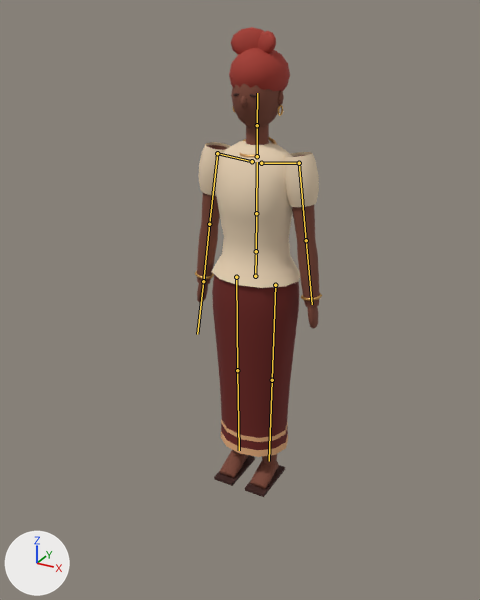
What one commit did to the glTF model gold-coast/art/models/characters/player_character.glb.
Rendered twice from a camera (50 mm lens) standing at (1.102, -2.13, 1.87) and looking at (0.045, -0.209, 0.909). The axes (+X, +Y, +Z) are drawn at lower left. The lights are the same throughout. The older version comes first. The bones that change, and the others that lie on the model, are drawn over the model as lines.

The first picture shows 'Body'.
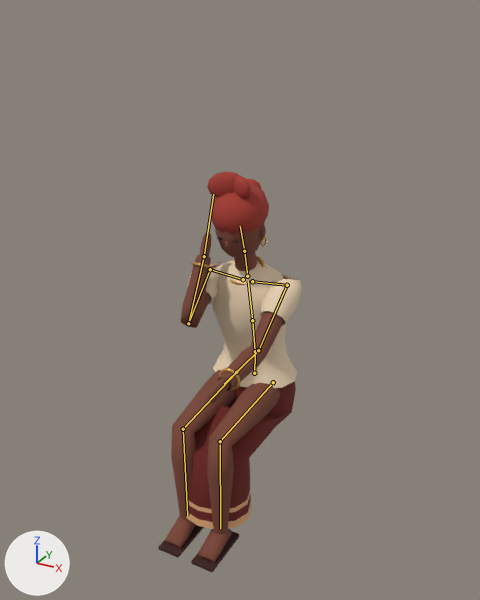
The newer file adds an action. The first version stands in its rest pose; the second is drawn at frame 27 of the action 'eat'.

Boxes [x1, y1, x2, y2] around the edits, measured in the pictures (480 x 600 px):
```json
{"object": "Body", "change": "posed", "before": [195, 27, 322, 497], "after": [159, 171, 302, 572], "on screen": "12% wider, 15% shorter"}
{"bone": "Hips", "before": "(255, 276) to (256, 254)", "after": "(254, 373) to (255, 354)"}
{"bone": "LeftUpperLeg", "before": "(275, 285) to (272, 380)", "after": "(273, 382) to (220, 441)"}
{"bone": "LeftLowerLeg", "before": "(272, 380) to (269, 461)", "after": "(220, 441) to (220, 528)"}
{"bone": "RightUpperLeg", "before": "(236, 277) to (237, 370)", "after": "(236, 372) to (183, 429)"}
{"bone": "RightLowerLeg", "before": "(237, 370) to (239, 450)", "after": "(183, 429) to (187, 515)"}
{"bone": "Spine", "before": "(256, 251) to (256, 213)", "after": "(255, 351) to (252, 320)"}
{"bone": "Chest", "before": "(256, 213) to (257, 162)", "after": "(252, 320) to (248, 280)"}
{"bone": "LeftUpperArm", "before": "(299, 163) to (306, 240)", "after": "(287, 285) to (258, 350)"}
{"bone": "LeftLowerArm", "before": "(306, 240) to (312, 304)", "after": "(258, 350) to (224, 384)"}
{"bone": "Head", "before": "(257, 125) to (257, 93)", "after": "(244, 251) to (240, 226)"}
{"bone": "RightUpperArm", "before": "(217, 153) to (209, 224)", "after": "(210, 269) to (188, 323)"}
{"bone": "RightLowerArm", "before": "(209, 224) to (203, 281)", "after": "(188, 323) to (204, 256)"}
{"bone": "RightHand", "before": "(203, 281) to (197, 334)", "after": "(204, 256) to (213, 194)"}
```

Scene script edits in JSON lines:
```json
{"block": "bone_hips", "where": "bone_hips = bpy.data.objects['Armature'].pose.bones['Hips']"}
{"op": "set", "path": "bone_hips.location", "old": "(0.0, 0.0, 0.0)", "new": "(0.0, -0.43, 0.0)"}
{"block": "bone_leftupperleg", "where": "bone_leftupperleg = bpy.data.objects['Armature'].pose.bones['LeftUpperLeg']  # child of 'Hips'"}
{"op": "set", "path": "bone_leftupperleg.rotation_quaternion", "old": "(1.0, 0.0, 0.0, 0.0)", "new": "(-0.731, 0.682, -0.008, -0.008)", "note": "degrees (0, 0, 0) -> degrees (-86, 1, 0)"}
{"block": "bone_leftlowerleg", "where": "bone_leftlowerleg = bpy.data.objects['Armature'].pose.bones['LeftLowerLeg']  # child of 'LeftUpperLeg'"}
{"op": "set", "path": "bone_leftlowerleg.rotation_quaternion", "old": "(1.0, 0.0, 0.0, 0.0)", "new": "(0.731, 0.682, -0.008, -0.008)", "note": "degrees (0, 0, 0) -> degrees (86, 0, -1)"}
{"block": "bone_rightupperleg", "where": "bone_rightupperleg = bpy.data.objects['Armature'].pose.bones['RightUpperLeg']  # child of 'Hips'"}
{"op": "set", "path": "bone_rightupperleg.rotation_quaternion", "old": "(1.0, 0.0, 0.0, 0.0)", "new": "(-0.731, 0.682, 0.008, 0.008)", "note": "degrees (0, 0, 0) -> degrees (-86, -1, 0)"}
{"block": "bone_rightlowerleg", "where": "bone_rightlowerleg = bpy.data.objects['Armature'].pose.bones['RightLowerLeg']  # child of 'RightUpperLeg'"}
{"op": "set", "path": "bone_rightlowerleg.rotation_quaternion", "old": "(1.0, 0.0, 0.0, 0.0)", "new": "(0.731, 0.682, 0.008, 0.008)", "note": "degrees (0, 0, 0) -> degrees (86, 0, 1)"}
{"block": "bone_spine", "where": "bone_spine = bpy.data.objects['Armature'].pose.bones['Spine']  # child of 'Hips'"}
{"op": "set", "path": "bone_spine.rotation_quaternion", "old": "(1.0, 0.0, 0.0, 0.0)", "new": "(0.998, 0.07, 0.0, 0.0)", "note": "degrees (0, 0, 0) -> degrees (8, 0, 0)"}
{"block": "bone_chest", "where": "bone_chest = bpy.data.objects['Armature'].pose.bones['Chest']  # child of 'Spine'"}
{"op": "set", "path": "bone_chest.rotation_quaternion", "old": "(1.0, 0.0, 0.0, 0.0)", "new": "(0.999, 0.044, 0.0, 0.0)", "note": "degrees (0, 0, 0) -> degrees (5, 0, 0)"}
{"block": "bone_leftupperarm", "where": "bone_leftupperarm = bpy.data.objects['Armature'].pose.bones['LeftUpperArm']  # child of 'LeftShoulder'"}
{"op": "set", "path": "bone_leftupperarm.rotation_quaternion", "old": "(1.0, 0.0, 0.0, 0.0)", "new": "(0.832, -0.553, -0.039, -0.019)", "note": "degrees (0, 0, 0) -> degrees (-67, -5, 1)"}
{"block": "bone_leftlowerarm", "where": "bone_leftlowerarm = bpy.data.objects['Armature'].pose.bones['LeftLowerArm']  # child of 'LeftUpperArm'"}
{"op": "set", "path": "bone_leftlowerarm.rotation_quaternion", "old": "(1.0, 0.0, 0.0, 0.0)", "new": "(0.951, -0.303, -0.043, -0.043)", "note": "degrees (0, 0, 0) -> degrees (-35, -6, -3)"}
{"block": "bone_head", "where": "bone_head = bpy.data.objects['Armature'].pose.bones['Head']  # child of 'Neck'"}
{"op": "set", "path": "bone_head.rotation_quaternion", "old": "(1.0, 0.0, 0.0, 0.0)", "new": "(1.0, 0.03, 0.0, 0.0)", "note": "degrees (0, 0, 0) -> degrees (3, 0, 0)"}
{"block": "bone_rightupperarm", "where": "bone_rightupperarm = bpy.data.objects['Armature'].pose.bones['RightUpperArm']  # child of 'RightShoulder'"}
{"op": "set", "path": "bone_rightupperarm.rotation_quaternion", "old": "(1.0, 0.0, 0.0, 0.0)", "new": "(0.714, -0.622, -0.273, 0.171)", "note": "degrees (0, 0, 0) -> degrees (-85, -10, 36)"}
{"block": "bone_rightlowerarm", "where": "bone_rightlowerarm = bpy.data.objects['Armature'].pose.bones['RightLowerArm']  # child of 'RightUpperArm'"}
{"op": "set", "path": "bone_rightlowerarm.rotation_quaternion", "old": "(1.0, 0.0, 0.0, 0.0)", "new": "(0.292, -0.938, 0.134, 0.132)", "note": "degrees (0, 0, 0) -> degrees (-147, 19, -11)"}
{"block": "bone_righthand", "where": "bone_righthand = bpy.data.objects['Armature'].pose.bones['RightHand']  # child of 'RightLowerArm'"}
{"op": "set", "path": "bone_righthand.rotation_quaternion", "old": "(1.0, 0.0, 0.0, 0.0)", "new": "(0.991, -0.128, 0.019, 0.019)", "note": "degrees (0, 0, 0) -> degrees (-15, 2, 2)"}
```
